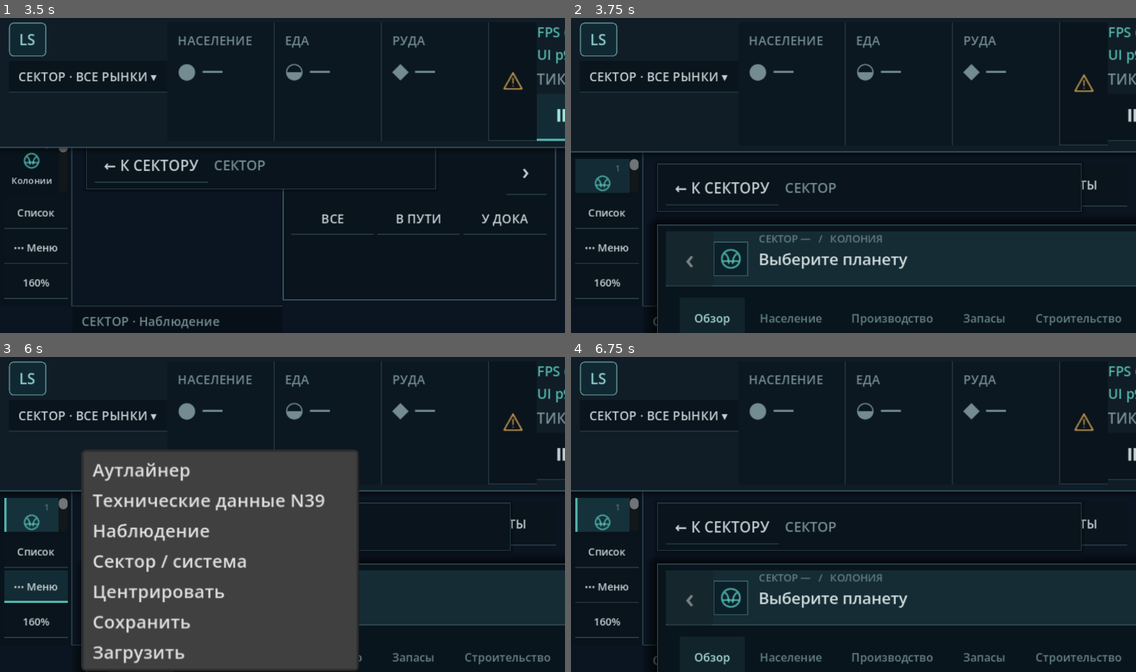
Above: before the commit, frames 1-4 (two rows, left to right).
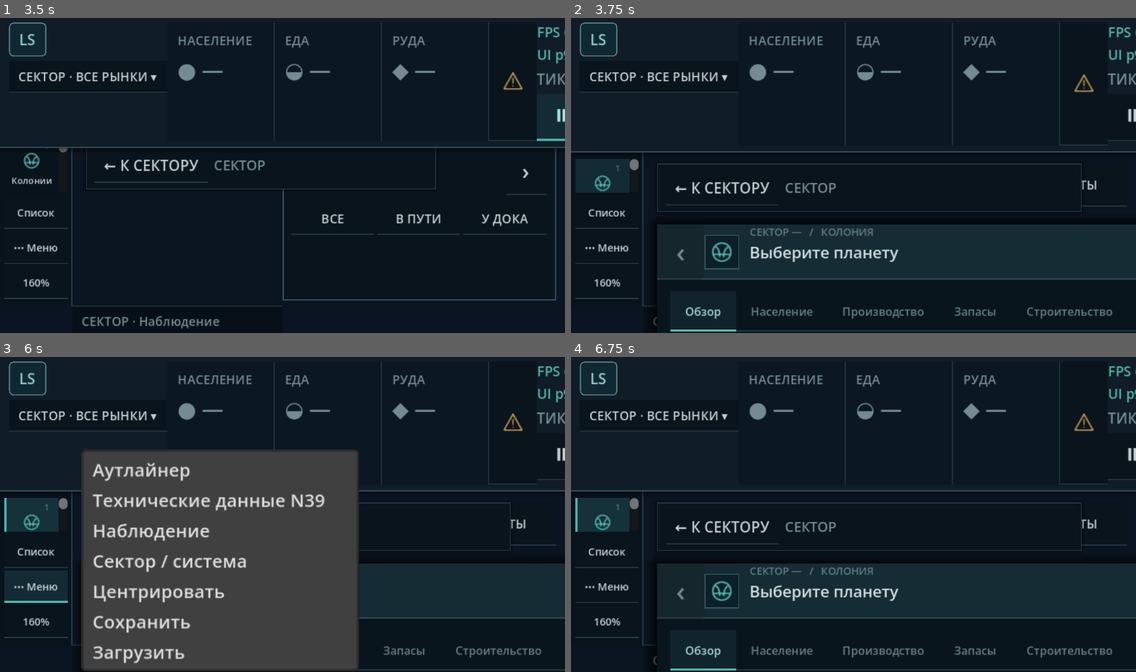
Above: after the commit, the same moments.

Repository: Mefits/Living-Sector
Game: Godot game, scene res://scenes/main.tscn
Two runs of this game, one before a commit and one after it. Both use one fixed random seed, a clock stepped at 60 frames per second and the inputs below.
Inputs (mouse positions are in pixels of both pictures, inside the frame that each line leads up to):
- Up to frame 1 (3.5 s): click "СЕКТОР · ВСЕ РЫНКИ ▾" at 0.5 s; click (514, 81) at 1.25 s; click "0" at 2 s; click "⏸" at 2.75 s
- Up to frame 2 (3.75 s): click "1" at 3.5 s
- Up to frame 3 (6 s): click "0" at 4.25 s; click "1" at 5 s; click "2" at 5.75 s
- Up to frame 4 (6.75 s): click "3" at 6.5 s

Frame 1 is identical in both runs. In frame 2, 5.5% of the frame differs, in the area x 15-100%, y 65-100%; in frame 3, 1.6%; in frame 4, 5.5%.

Commit message:
polish(ui): remove duplicate inset around Figma workspace shell [skip ci]

Diff:
--- a/godot/scripts/view/strategy_ui.gd
+++ b/godot/scripts/view/strategy_ui.gd
@@ -714,6 +714,9 @@
     _window.z_index = 50
     _window.mouse_filter = Control.MOUSE_FILTER_STOP
     var workspace_frame := _style(Color("#09141C"), Color("#31505A"))
+    # WorkspaceShell already owns its 49px heading and page padding.
+    # Avoid a second 8px PanelContainer inset around all seven pages.
+    workspace_frame.set_content_margin_all(0)
     workspace_frame.shadow_size = 10
     workspace_frame.shadow_color = Color(0, 0, 0, 0.60)
     _window.add_theme_stylebox_override("panel", workspace_frame)
